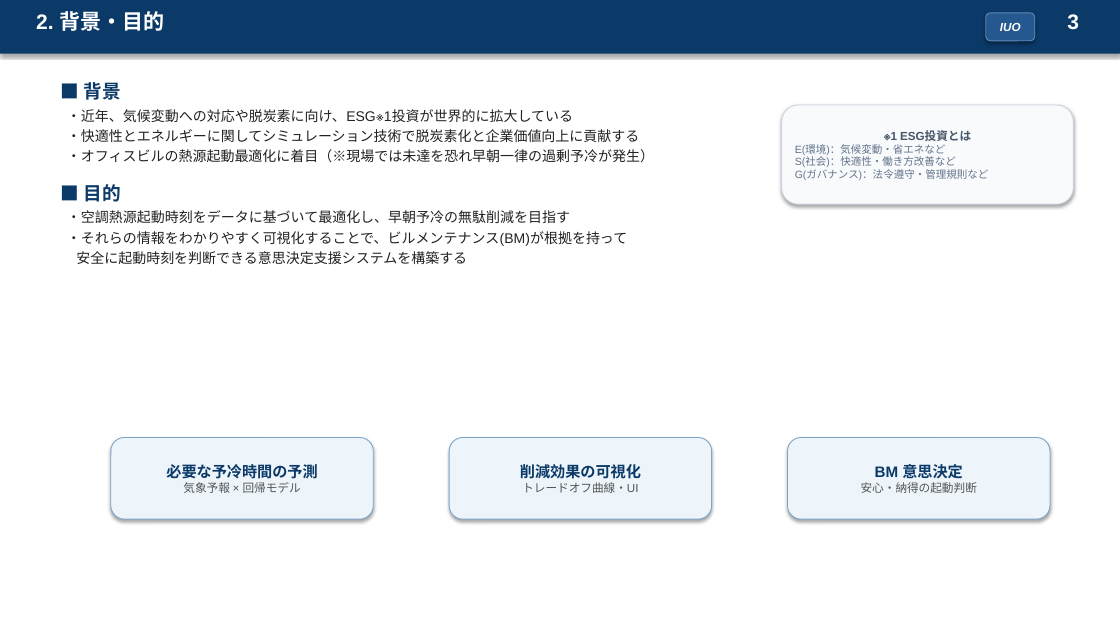
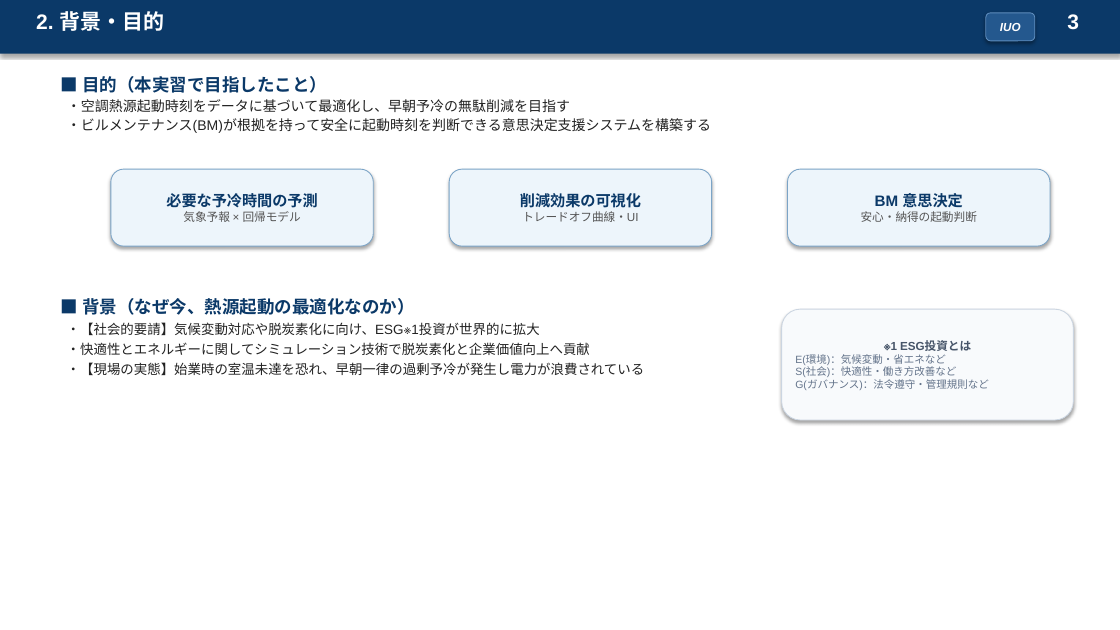
Before and after one commit to koshikai/koshikai, a slide deck: slide 3 of public/slides/hvac-precooling-slides.pptx. Drawn at 1120x630 pixels with LibreOffice and Linux fonts; fonts in the diff are those of the drawing. Boxes give left, top, right and bottom in pixels: in the first picture for what was removed or moved away, otherwise in the second. Text is boxed around its words. In the diff, an @@ line names an element or a change of style, - is before the commit and + after.

```diff
--- a/public/slides/hvac-precooling-slides.pptx
+++ b/public/slides/hvac-precooling-slides.pptx
@@ text at bbox=[82, 76, 327, 93]: text changed; size 12 to 15 pt; text colour #222222 to #0B3968; bold on @@
-■ 背景
-・近年、気候変動への対応や脱炭素に向け、ESG※1投資が世界的に拡大している
-・快適性とエネルギーに関してシミュレーション技術で脱炭素化と企業価値向上に貢献する
-・オフィスビルの熱源起動最適化に着目（※現場では未達を恐れ早朝一律の過剰予冷が発生）
-■ 目的
+■ 目的（本実習で目指したこと）
@@ text at bbox=[67, 118, 711, 133]: text changed @@
-・それらの情報をわかりやすく可視化することで、ビルメンテナンス(BM)が根拠を持って
-安全に起動時刻を判断できる意思決定支援システムを構築する
+・ビルメンテナンス(BM)が根拠を持って安全に起動時刻を判断できる意思決定支援システムを構築する
@@ text at bbox=[67, 99, 570, 112]: less space between paragraphs @@
@@ rounded rectangle "必要な予冷時間の予測": place and size @@
-rounded rectangle "必要な予冷時間の予測" at bbox=[111, 438, 373, 519]
+rounded rectangle "必要な予冷時間の予測" at bbox=[111, 169, 373, 246]
@@ rounded rectangle "削減効果の可視化": place and size @@
-rounded rectangle "削減効果の可視化" at bbox=[450, 438, 712, 519]
+rounded rectangle "削減効果の可視化" at bbox=[450, 169, 712, 246]
@@ rounded rectangle "BM 意思決定": place and size @@
-rounded rectangle "BM 意思決定" at bbox=[787, 438, 1049, 519]
+rounded rectangle "BM 意思決定" at bbox=[787, 169, 1049, 246]
@@ text added at bbox=[67, 298, 645, 375], 11.5 pt, text #222222 @@
+■ 背景（なぜ今、熱源起動の最適化なのか）
+・【社会的要請】気候変動対応や脱炭素化に向け、ESG※1投資が世界的に拡大
+・快適性とエネルギーに関してシミュレーション技術で脱炭素化と企業価値向上へ貢献
+・【現場の実態】始業時の室温未達を恐れ、早朝一律の過剰予冷が発生し電力が浪費されている
@@ rounded rectangle "※1 ESG投資とは": place and size @@
-rounded rectangle "※1 ESG投資とは" at bbox=[782, 105, 1074, 204]
+rounded rectangle "※1 ESG投資とは" at bbox=[782, 309, 1074, 420]
```
Also in this commit, not shown: 2 other files.
